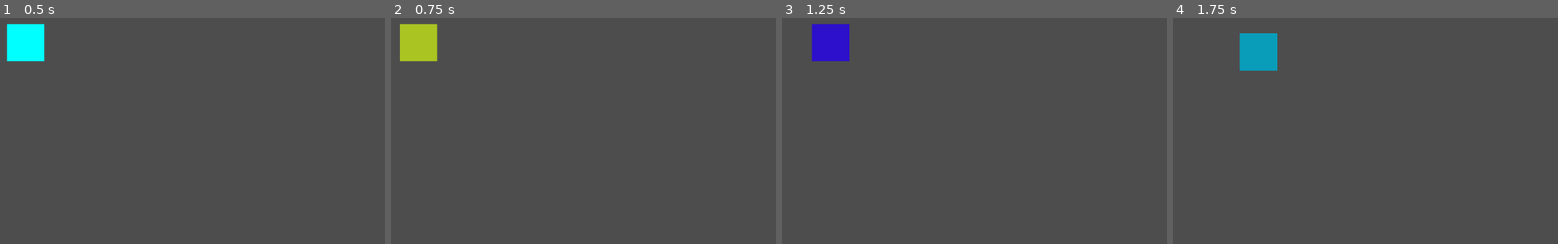
Above: before the commit, frames 1-4 (left to right).
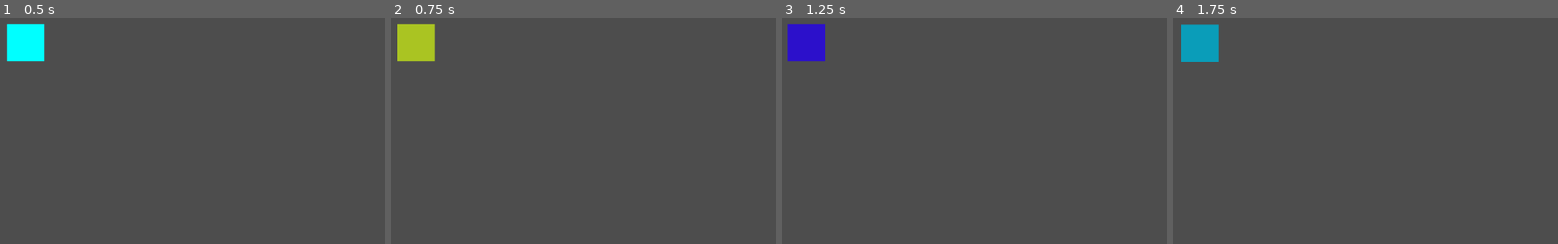
Above: after the commit, the same moments.

Repository: AkspertLemon/youAreAWeapon
Game: Godot game, scene res://Scenes/node_2d.tscn
Same seed, same stepped clock (60 frames per second), same inputs: the game is played once before the commit and once after it. The project has no main scene, so this scene is started directly.
Inputs:
- Up to frame 1 (0.5 s): no input
- Up to frame 2 (0.75 s): tap Enter (ui_accept) at 0.5 s; hold Right (ui_right) from 0.53 s (still down); tap A (move_a, bound only after the commit) at 0.6 s
- Up to frame 3 (1.25 s): keep holding Right (ui_right); tap Enter (ui_accept) at 0.77 s; tap D (move_d, bound only after the commit) at 0.8 s
- Up to frame 4 (1.75 s): release Right (ui_right) at 1.28 s; hold Down (ui_down) from 1.28 s (still down); tap D (move_d, bound only after the commit) at 1.35 s; tap Enter (ui_accept) at 1.52 s; tap S (move_s, bound only after the commit) at 1.55 s

Frame 1 is identical in both runs. In frame 2, 0.3% of the frame differs, in the area x 1-13%, y 2-20%; in frame 3, 2.1%; in frame 4, 3.3%, in the area x 2-28%, y 2-24%.

Commit message:
Added boundary walls, wasd keys assigned

Diff:
--- a/Scenes/node_2d.tscn
+++ b/Scenes/node_2d.tscn
@@ -1,10 +1,13 @@
-[gd_scene load_steps=4 format=3 uid="uid://nxfve2m44s7n"]
+[gd_scene load_steps=5 format=3 uid="uid://nxfve2m44s7n"]
 
 [ext_resource type="Script" path="res://Scripts/rigid_body_2d.gd" id="1_1y28n"]
 
 [sub_resource type="BoxMesh" id="BoxMesh_j1stm"]
 
 [sub_resource type="RectangleShape2D" id="RectangleShape2D_deqb2"]
+size = Vector2(20.25, 23.25)
+
+[sub_resource type="WorldBoundaryShape2D" id="WorldBoundaryShape2D_4pgs6"]
 
 [node name="Node2D" type="Node2D"]
 
@@ -21,3 +24,19 @@
 [node name="CollisionShape2D" type="CollisionShape2D" parent="RigidBody2D"]
 scale = Vector2(8, 8)
 shape = SubResource("RectangleShape2D_deqb2")
+
+[node name="StaticBody2D" type="StaticBody2D" parent="."]
+position = Vector2(0, 325)
+
+[node name="CollisionShape2D" type="CollisionShape2D" parent="StaticBody2D"]
+shape = SubResource("WorldBoundaryShape2D_4pgs6")
+
+[node name="CollisionShape2D2" type="CollisionShape2D" parent="StaticBody2D"]
+position = Vector2(-577, -325)
+rotation = 1.57079
+shape = SubResource("WorldBoundaryShape2D_4pgs6")
+
+[node name="CollisionShape2D3" type="CollisionShape2D" parent="StaticBody2D"]
+position = Vector2(0, -648)
+rotation = 3.14159
+shape = SubResource("WorldBoundaryShape2D_4pgs6")
--- a/Scripts/rigid_body_2d.gd
+++ b/Scripts/rigid_body_2d.gd
@@ -12,8 +12,8 @@
 # Called every frame. 'delta' is the elapsed time since the previous frame.
 func _process(delta: float) -> void:
 	var input = Vector2.ZERO
-	input.x = Input.get_axis("ui_left","ui_right")
-	input.y = Input.get_axis("ui_up",'ui_down')
+	input.x = Input.get_axis("move_a","move_d")
+	input.y = Input.get_axis("move_w",'move_s')
 	apply_central_force(input*delta*10000)
 func _unhandled_input(event: InputEvent) -> void:
 	if Input.is_action_just_pressed("ui_accept"):
--- a/project.godot
+++ b/project.godot
@@ -14,6 +14,29 @@
 config/features=PackedStringArray("4.3", "GL Compatibility")
 config/icon="res://icon.svg"
 
+[input]
+
+move_w={
+"deadzone": 0.5,
+"events": [Object(InputEventKey,"resource_local_to_scene":false,"resource_name":"","device":-1,"window_id":0,"alt_pressed":false,"shift_pressed":false,"ctrl_pressed":false,"meta_pressed":false,"pressed":false,"keycode":0,"physical_keycode":87,"key_label":0,"unicode":119,"location":0,"echo":false,"script":null)
+]
+}
+move_s={
+"deadzone": 0.5,
+"events": [Object(InputEventKey,"resource_local_to_scene":false,"resource_name":"","device":-1,"window_id":0,"alt_pressed":false,"shift_pressed":false,"ctrl_pressed":false,"meta_pressed":false,"pressed":false,"keycode":0,"physical_keycode":83,"key_label":0,"unicode":115,"location":0,"echo":false,"script":null)
+]
+}
+move_a={
+"deadzone": 0.5,
+"events": [Object(InputEventKey,"resource_local_to_scene":false,"resource_name":"","device":-1,"window_id":0,"alt_pressed":false,"shift_pressed":false,"ctrl_pressed":false,"meta_pressed":false,"pressed":false,"keycode":0,"physical_keycode":65,"key_label":0,"unicode":97,"location":0,"echo":false,"script":null)
+]
+}
+move_d={
+"deadzone": 0.5,
+"events": [Object(InputEventKey,"resource_local_to_scene":false,"resource_name":"","device":-1,"window_id":0,"alt_pressed":false,"shift_pressed":false,"ctrl_pressed":false,"meta_pressed":false,"pressed":false,"keycode":0,"physical_keycode":68,"key_label":0,"unicode":100,"location":0,"echo":false,"script":null)
+]
+}
+
 [physics]
 
 2d/default_gravity_vector=Vector2(0, 0)
